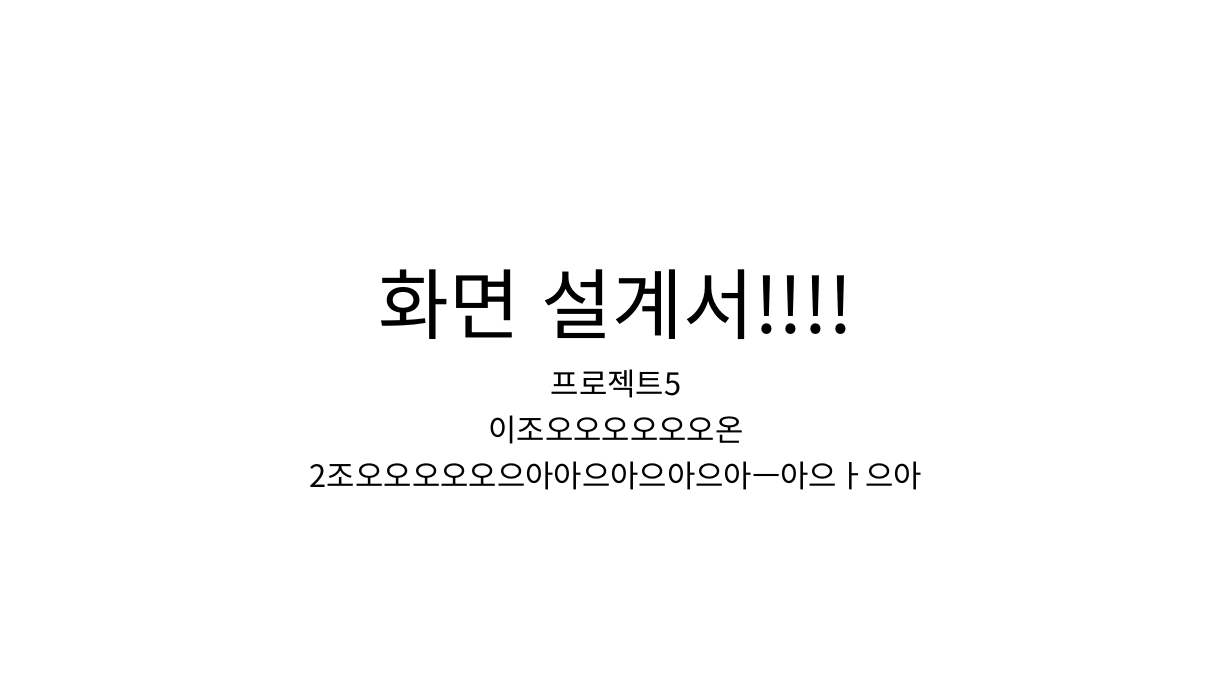
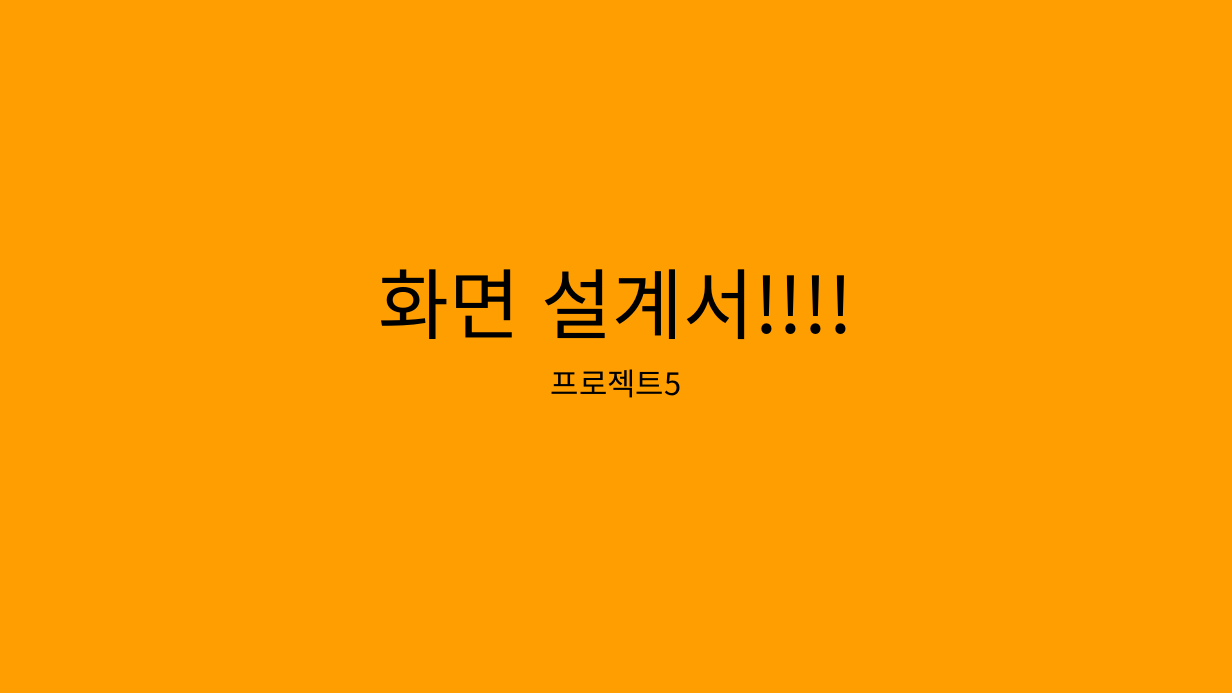
Before and after one commit to hhsw07/ezen-academy-projects, a slide deck: slide 1 of 0 발표용 파워포인트/0522 3차발표/0522 project06 - 파워포인트 - 송우.pptx. Drawn at 1232x693 pixels with LibreOffice and Linux fonts; fonts in the diff are those of the drawing. Boxes give left, top, right and bottom in pixels: in the first picture for what was removed or moved away, otherwise in the second. Text is boxed around its words. In the diff, an @@ line names an element or a change of style, - is before the commit and + after.

```diff
--- a/0 발표용 파워포인트/0522 3차발표/0522 project06 - 파워포인트 - 송우.pptx
+++ b/0 발표용 파워포인트/0522 3차발표/0522 project06 - 파워포인트 - 송우.pptx
@@ background #FFFFFF to #FF9E00 @@
@@ subtitle at (x1=310, y1=415, x2=922, y2=490): paragraphs removed @@
-이조오오오오오오온
-2조오오오오오으아아으아으아으아ㅡ아으ㅏ으아
```
Also in this commit, not shown: 11 slides added, 12 other files.
